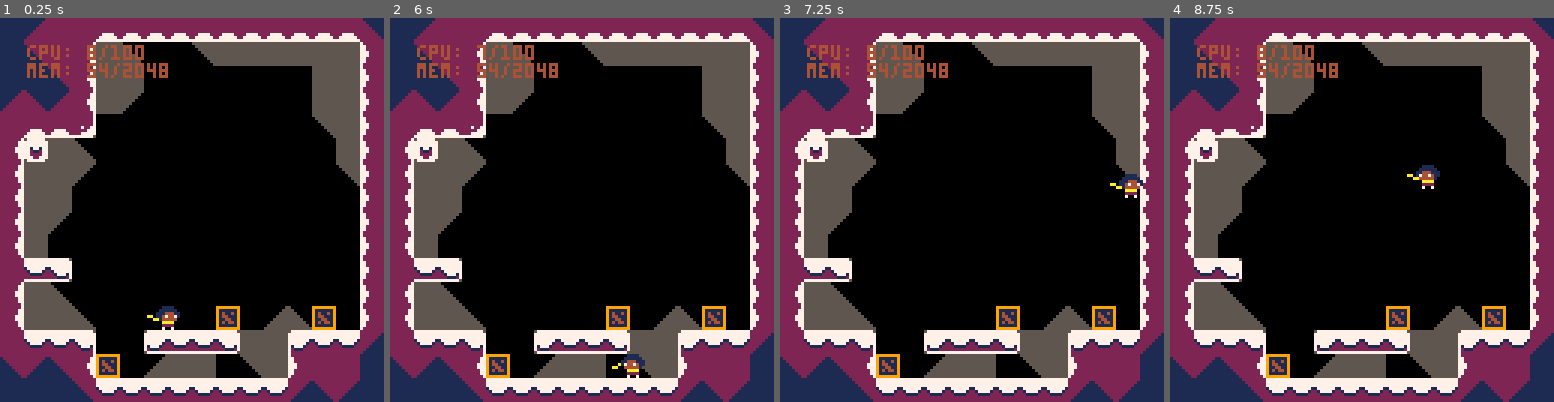
Above: before the commit, frames 1-4 (left to right).
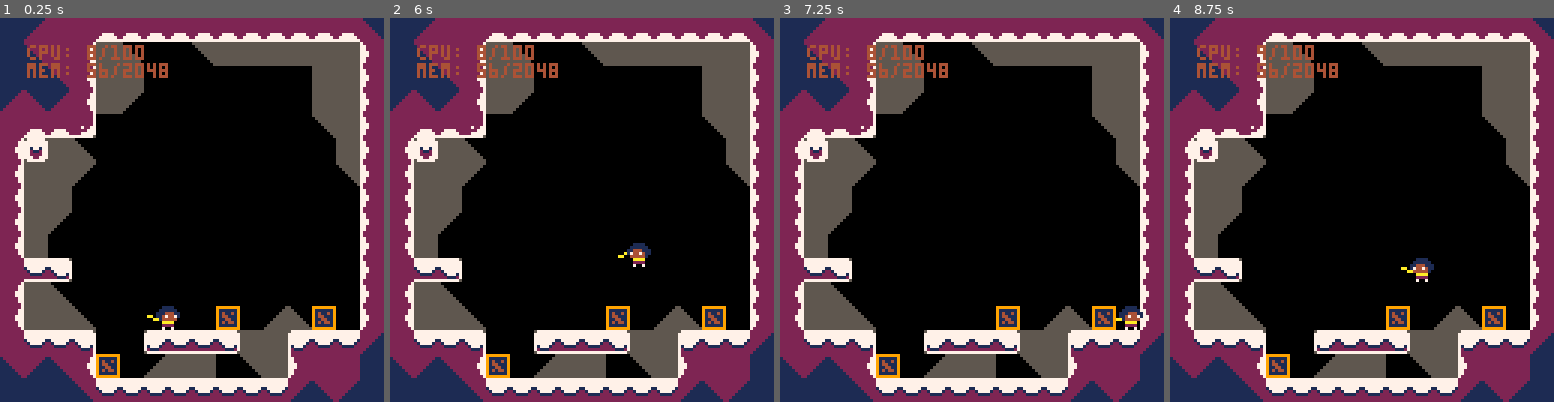
Above: after the commit, the same moments.

Repository: ExOK/Celeste2
Game: PICO-8 cartridge celeste2.p8
The game is run twice, just before and just after one commit, with the same random seed, the same clock (stepped at 60 frames per second) and the same inputs.
Inputs:
- Up to frame 1 (0.25 s): no input
- Up to frame 2 (6 s): tap X (X key) at 0.33, 1.07, 1.85, 2.97, 4.08, 5.2 s; tap O (Z key) at 0.7, 1.7, 2.1, 2.5, 2.9, 3.3, 3.7, 4.1, 4.5, 4.9, 5.3, 5.7 s; hold Right 1.6-2.1 s; hold Up 2.15-2.42 s; hold Right 2.47-3.03 s; hold Left 3.08-3.58 s; hold Down 3.63-3.97 s; hold Right 4.02-4.68 s; hold Up 4.73-5.03 s; hold Left 5.08-5.68 s; hold Down from 5.73 s (still down)
- Up to frame 3 (7.25 s): release Down at 6.03 s; hold Right 6.08-6.58 s; tap O (Z key) at 6.1, 6.5, 6.9 s; tap X (X key) at 6.32 s; hold Right 6.63-7.13 s; hold Up from 7.18 s (still down)
- Up to frame 4 (8.75 s): tap O (Z key) every 0.4 s from 7.3 to 8.5 s; tap X (X key) at 7.43, 8.55 s; release Up at 7.45 s; hold Right 7.5-8.07 s; hold Left 8.12-8.62 s; hold Down from 8.67 s (still down)

The runs differ from the first frame. In frame 1, less than 0.1% of the frame differs, in the area x 25-29%, y 11-16%; in frame 2, 0.6%, in the area x 22-68%, y 7-94%; in frame 3, 0.6%; in frame 4, 0.6%.

Commit message:
button press buffering

Diff:
--- a/celeste2.p8
+++ b/celeste2.p8
@@ -15,9 +15,21 @@
 input_x_turned = false
 input_y_turned = false
 input_jump = false
-input_jump_pressed = false
+input_jump_pressed = 0
 input_grapple = false
-input_grapple_pressed = false
+input_grapple_pressed = 0
+
+function consume_jump_press()
+	local val = input_jump_pressed > 0
+	input_jump_pressed = 0
+	return val
+end
+
+function consume_grapple_press()
+	local val = input_grapple_pressed > 0
+	input_grapple_pressed = 0
+	return val
+end
 
 function _update()
 
@@ -67,12 +79,24 @@
 
 	-- input_jump
 	local jump = btn(4)
-	input_jump_pressed = jump and not input_jump
+	if (jump and not input_jump) then
+		input_jump_pressed = 4
+	elseif (jump) then
+		input_jump_pressed = max(0, input_jump_pressed - 1)
+	else
+		input_jump_pressed = 0
+	end
 	input_jump = jump
 
 	-- input_grapple
 	local grapple = btn(5)
-	input_grapple_pressed = grapple and not input_grapple
+	if (grapple and not input_grapple) then
+		input_grapple_pressed = 4
+	elseif (grapple) then
+		input_grapple_pressed = max(0, input_grapple_pressed - 1)
+	else
+		input_grapple_pressed = 0
+	end
 	input_grapple = grapple
 
 	--objects
--- a/player.lua
+++ b/player.lua
@@ -21,8 +21,8 @@
 	if (on_ground) then
 		self.jump_grace = 4
 		self.jump_grace_y = self.y
-	elseif (self.jump_grace > 0) then
-		self.jump_grace -= 1
+	else
+		self.jump_grace = max(0, self.jump_grace - 1)
 	end
 
 	if (self.state == 0) then
@@ -43,7 +43,7 @@
 		end
 
 		-- jumping
-		if (self.jump_grace > 0 and input_jump_pressed) then
+		if (self.jump_grace > 0 and consume_jump_press()) then
 			self.speed_y = -8
 			self.jump_grace = 0
 			self:move_y(self.jump_grace_y - self.y)
